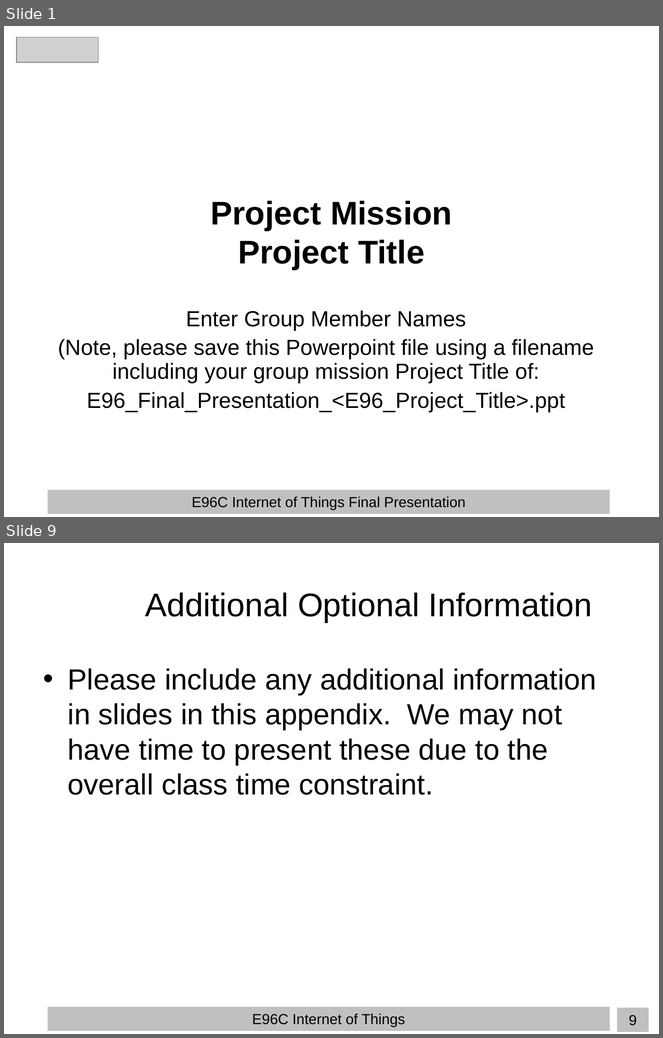
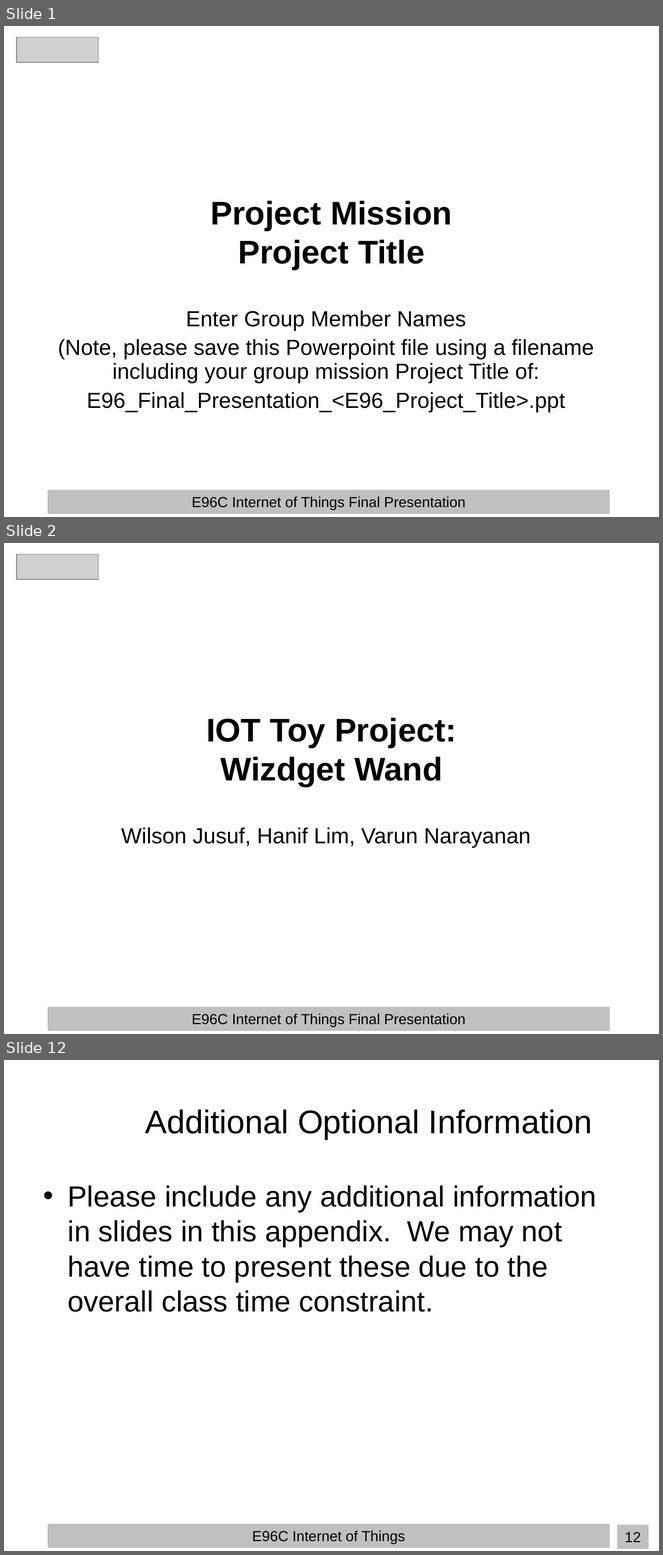
Before and after one commit to TheFearlessMagicians/wizdgetWand, a slide deck: wilson_hanif_varun_E96_presentation.ppt. Shown one above the other, each under a label of ours: slides 1 and 9 before the commit, slides 1, 2 and 12 after it; the slides between them are not shown. The pictures are 663x1038 and 663x1555 pixels, drawn with LibreOffice and Linux fonts; fonts in the diff are those of the drawing; grey boxes stand for pictures; background and template pictures are left out. Boxes give left, top, right and bottom in pixels: in the first picture for what was removed or moved away, otherwise in the second. Text is boxed around its words. In the diff, an @@ line names an element or a change of style, - is before the commit and + after.

```diff
--- a/wilson_hanif_varun_E96_presentation.ppt
+++ b/wilson_hanif_varun_E96_presentation.ppt
@@ slide 2 added at (4,543,659,1034), background #FFFFFF @@
@@ picture added at (16,554,98,579) @@
@@ title added at (206,718,456,787), 36 pt, text #000000, bold @@
+IOT Toy Project:
+Wizdget Wand
@@ subtitle added at (121,827,531,848), 24 pt, text #000000 @@
+Wilson Jusuf, Hanif Lim, Varun Narayanan
@@ rectangle added at (48,1007,610,1031), fill #C0C0C0, 16 pt, text #000000 @@
+E96C Internet of Things Final Presentation
@@ what was slide 9 is now slide 12 @@
@@ page number at (625,1532,641,1543): text changed @@
-9
+12
```
Also in this commit, not shown: 7 slides changed, 2 other slides added.
